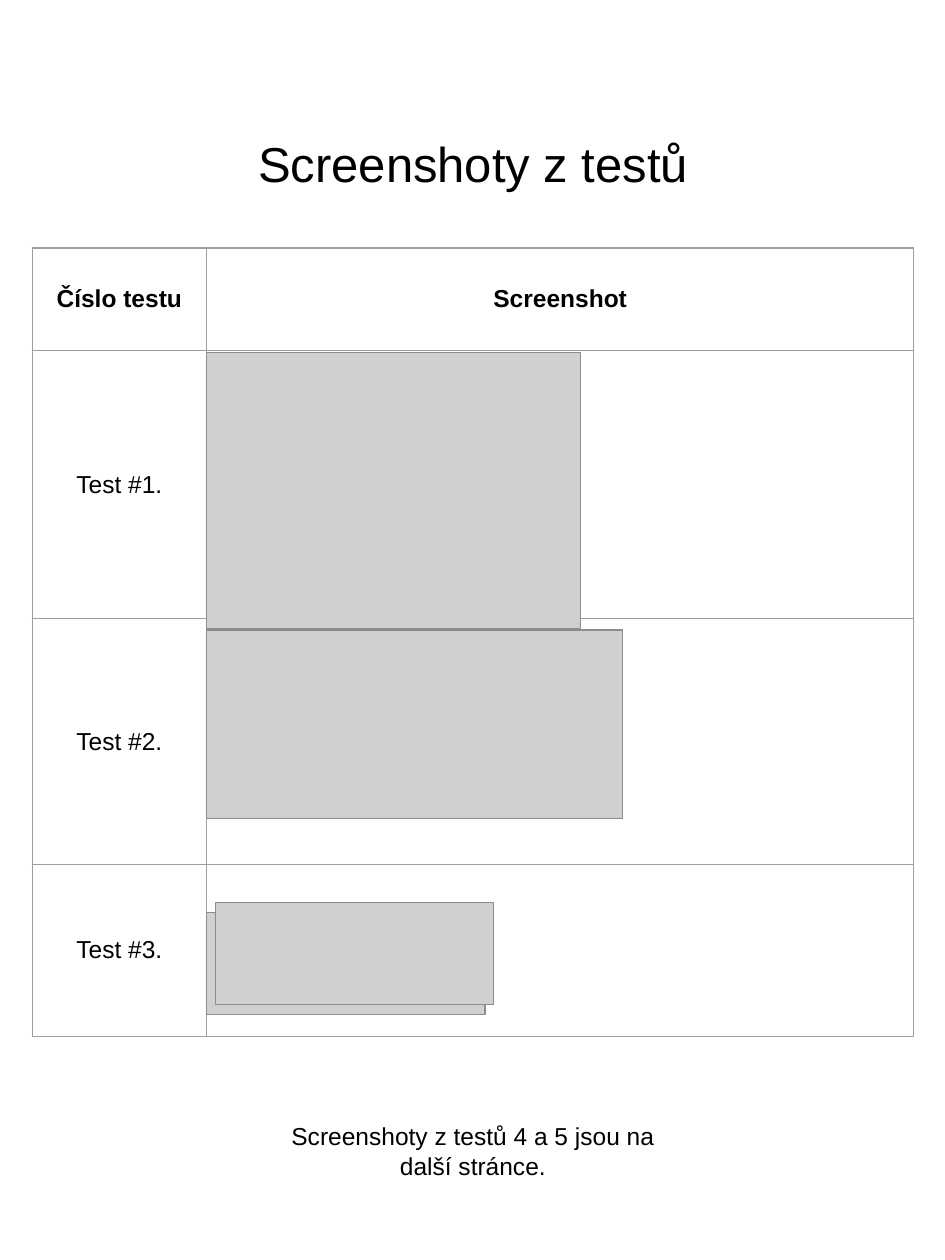
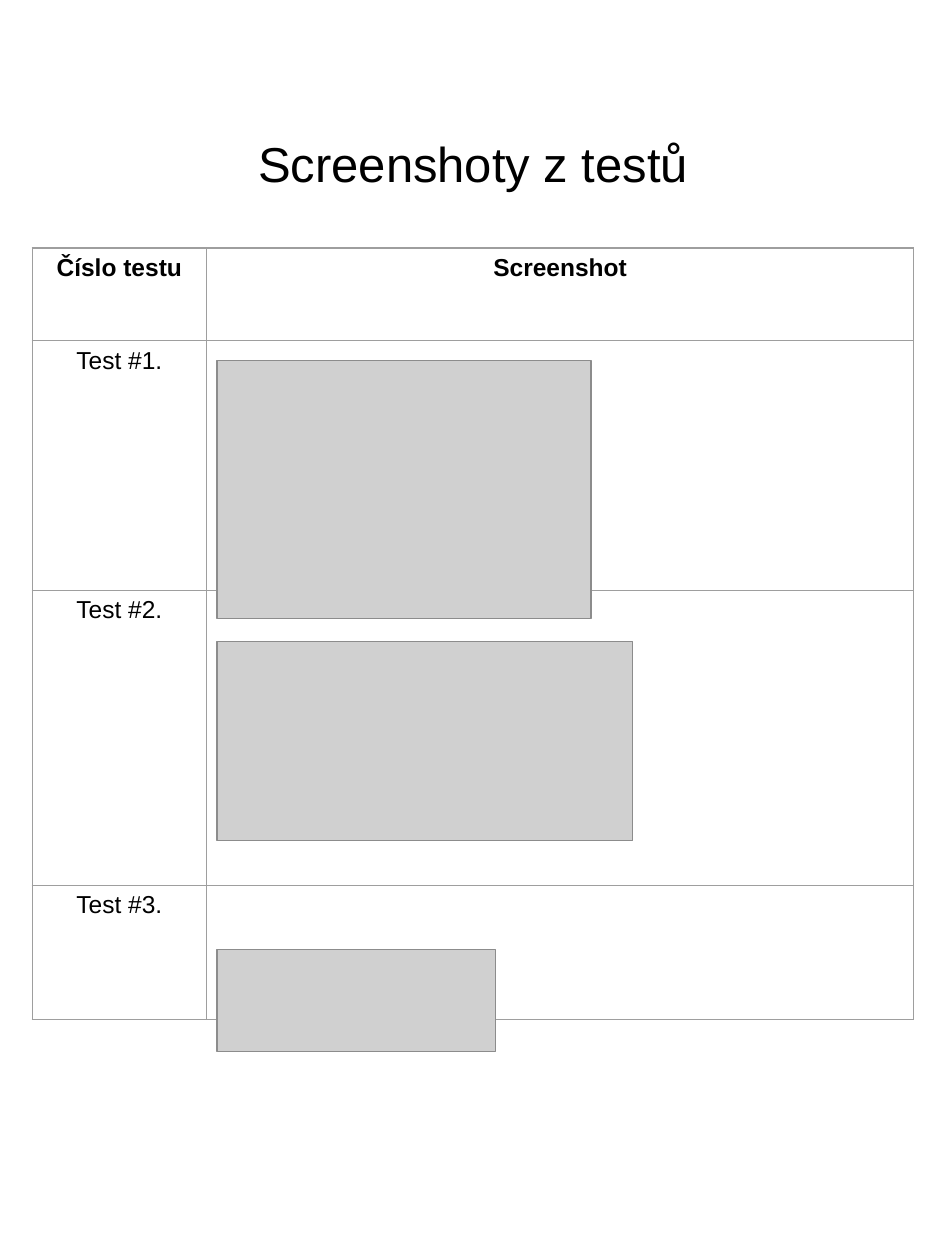
Before and after one commit to dreamscached/24SeminGSemestralProject, a slide deck: slide 7 of doc/src/24SeminGDokumentace.odp (slide 5 before the commit). Drawn at 945x1260 pixels with LibreOffice and Linux fonts; fonts in the diff are those of the drawing; grey boxes stand for pictures. Boxes give left, top, right and bottom in pixels: in the first picture for what was removed or moved away, otherwise in the second. Text is boxed around its words. In the diff, an @@ line names an element or a change of style, - is before the commit and + after.

```diff
--- a/doc/src/24SeminGDokumentace.odp
+++ b/doc/src/24SeminGDokumentace.odp
@@ table resized from (x1=33, y1=248, x2=914, y2=1037) to (x1=33, y1=248, x2=914, y2=1019) @@
@@ picture resized from (x1=207, y1=353, x2=581, y2=629) to (x1=217, y1=360, x2=591, y2=619) @@
@@ picture resized from (x1=207, y1=630, x2=622, y2=819) to (x1=217, y1=641, x2=633, y2=840) @@
@@ picture removed at (x1=207, y1=912, x2=485, y2=1014) @@
@@ picture moved from (x1=215, y1=902, x2=494, y2=1004) to (x1=217, y1=949, x2=495, y2=1051) @@
@@ text removed at (x1=291, y1=1126, x2=654, y2=1176) @@
-Screenshoty z testů 4 a 5 jsou na další stránce.
```
Also in this commit, not shown: 5 other slides changed, 3 slides added, 1 other file.
